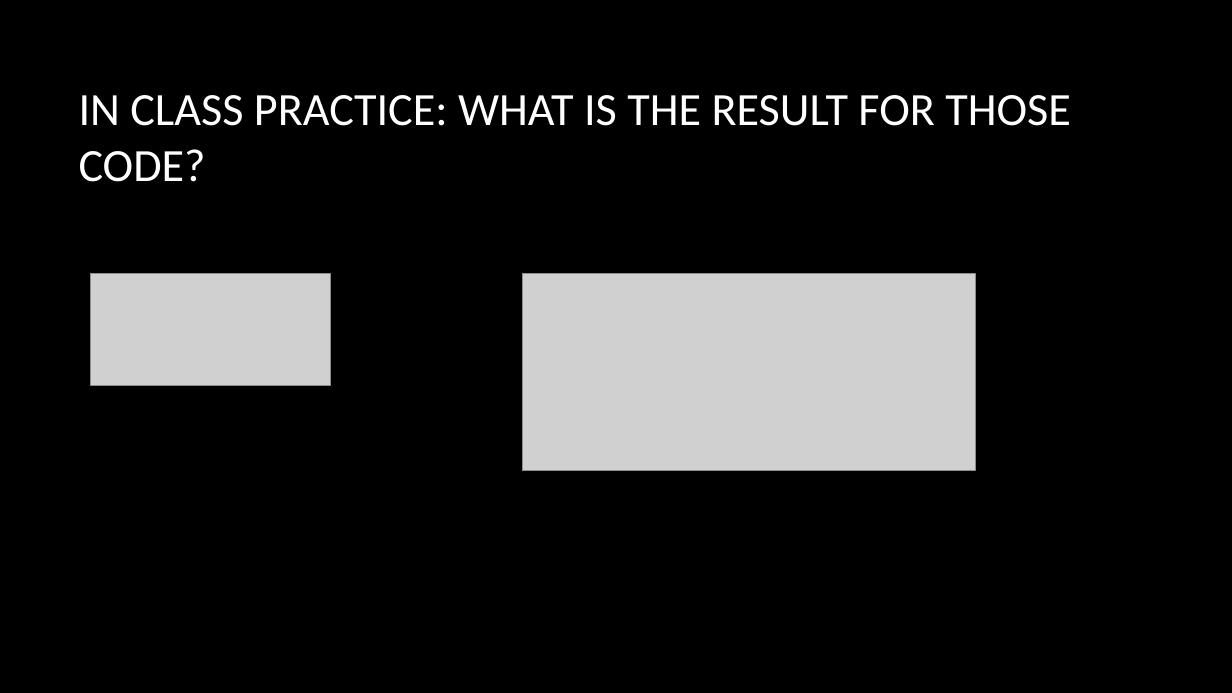
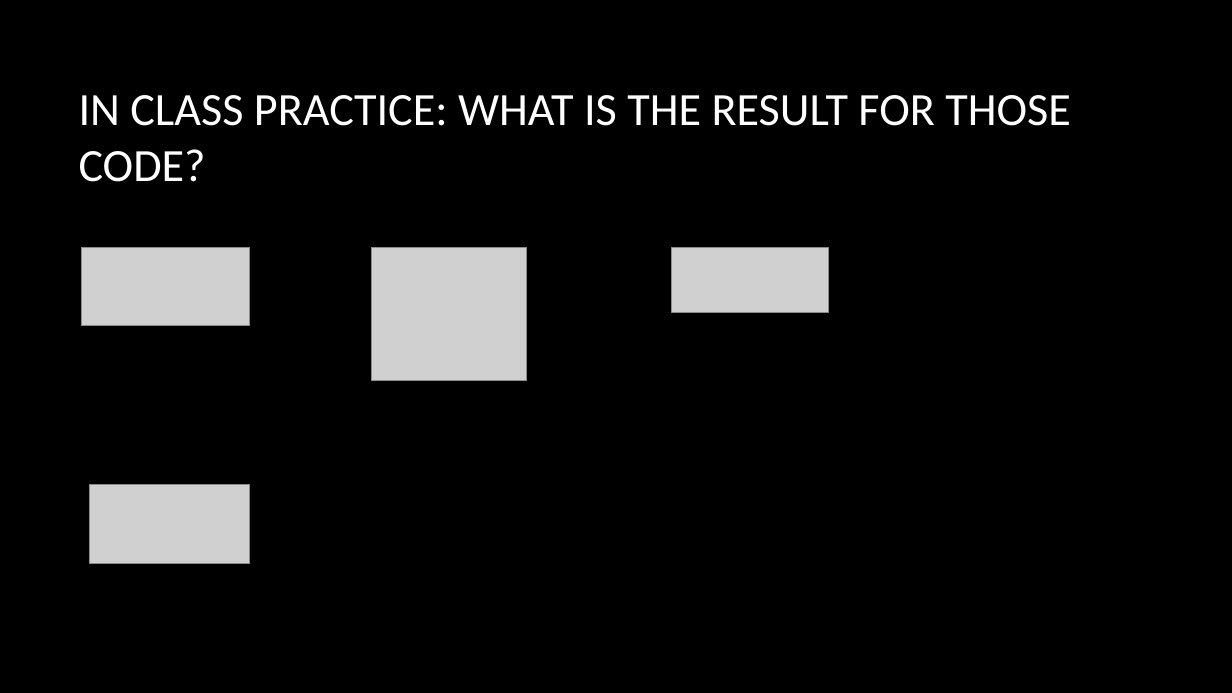
Before and after one commit to bon-netizen/Python-Class-Beginner, a slide deck: slide 5 of Py B - unit 2a.pptx. Drawn at 1232x693 pixels with LibreOffice and Linux fonts; fonts in the diff are those of the drawing; grey boxes stand for pictures; background and template pictures are left out. Boxes give left, top, right and bottom in pixels: in the first picture for what was removed or moved away, otherwise in the second. Text is boxed around its words. In the diff, an @@ line names an element or a change of style, - is before the commit and + after.

```diff
--- a/Py B - unit 2a.pptx
+++ b/Py B - unit 2a.pptx
@@ picture: place and size @@
-picture at (91, 274, 330, 385)
+picture at (81, 248, 250, 325)
@@ picture added at (372, 248, 527, 381) @@
@@ picture added at (672, 248, 829, 312) @@
@@ picture removed at (522, 274, 976, 470) @@
@@ picture added at (90, 484, 250, 563) @@
```
Also in this commit, not shown: 6 other slides changed, 12 slides added, 3 slides removed, 14 other files.
